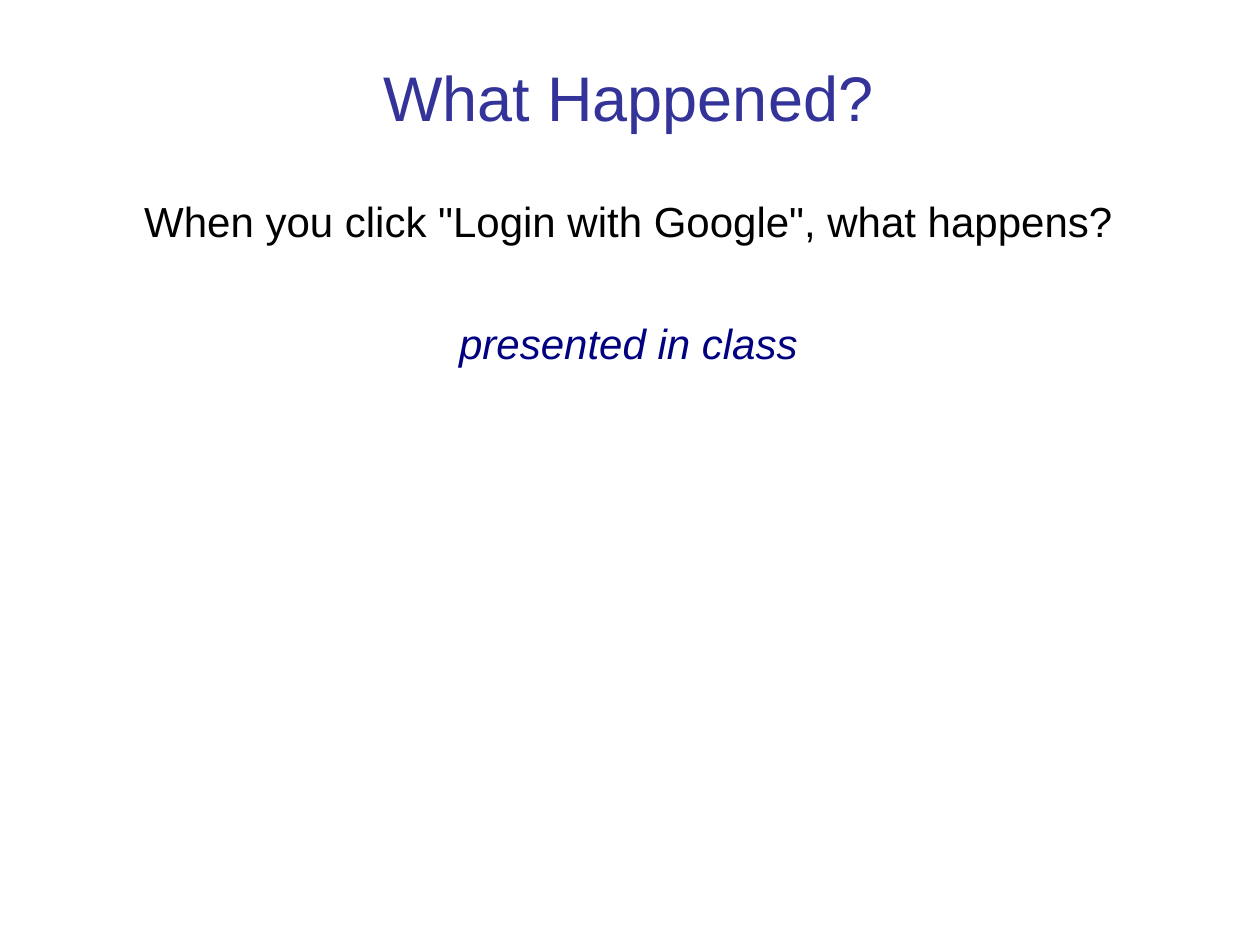
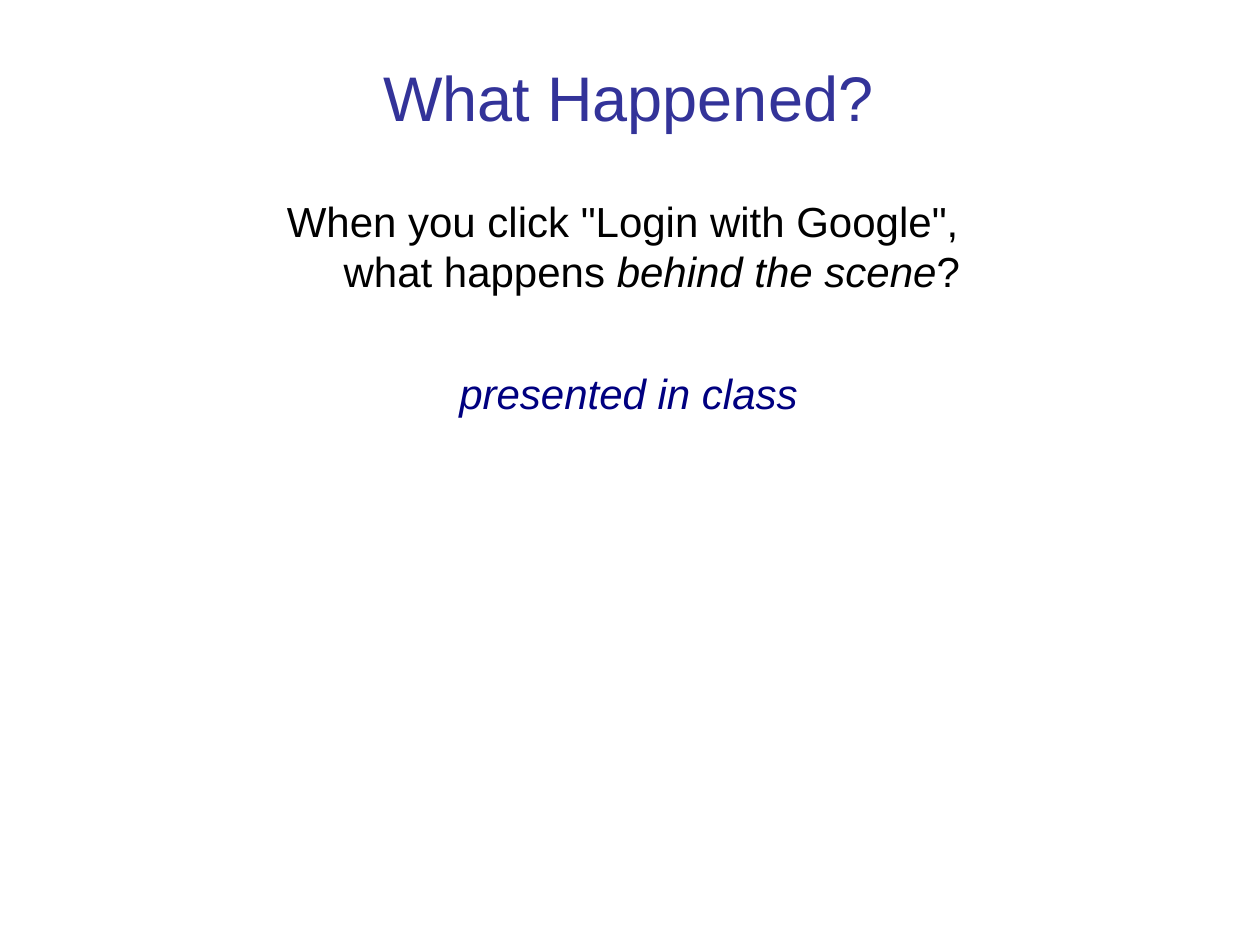
Before and after one commit to cpske/ISP, a slide deck: slide 17 of authentication/Authentication-and-Authorization.ppt. Drawn at 1260x945 pixels with LibreOffice and Linux fonts; fonts in the diff are those of the drawing. Boxes give left, top, right and bottom in pixels: in the first picture for what was removed or moved away, otherwise in the second. Text is boxed around its words. In the diff, an @@ line names an element or a change of style, - is before the commit and + after.

```diff
--- a/authentication/Authentication-and-Authorization.ppt
+++ b/authentication/Authentication-and-Authorization.ppt
@@ text at [287,206,960,296]: text changed @@
-When you click "Login with Google", what happens?
+When you click "Login with Google",
+what happens behind the scene?
```
Also in this commit, not shown: 12 other slides changed, 5 slides added, 8 other files.
